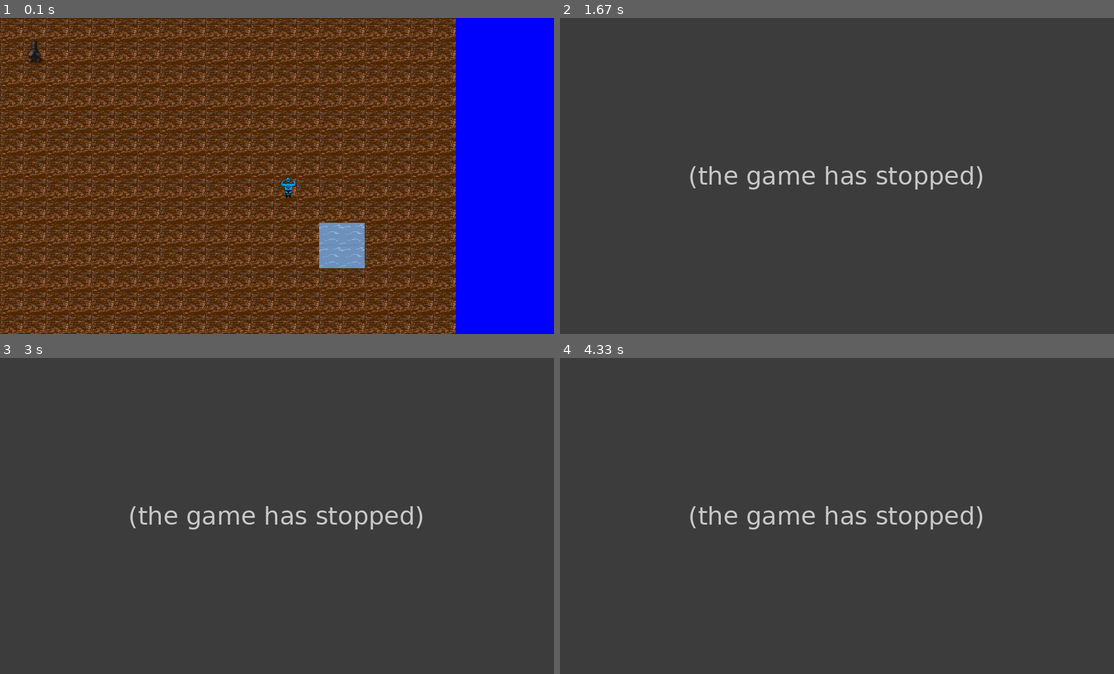
Above: before the commit, frames 1-4 (two rows, left to right).
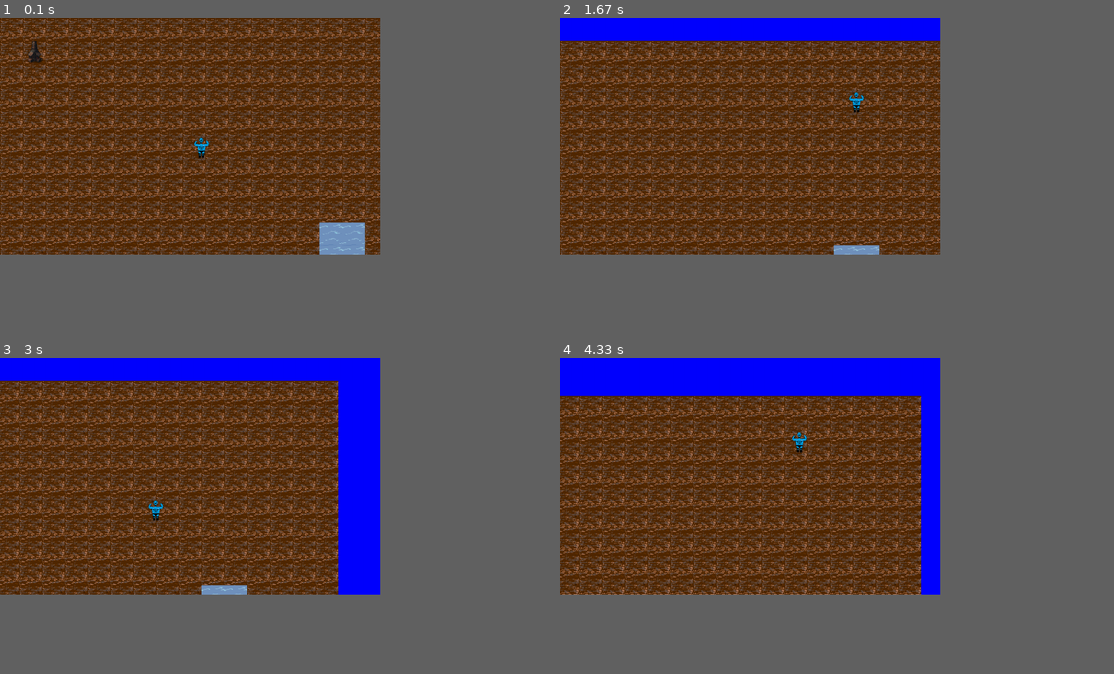
Above: after the commit, the same moments.

Repository: Mihaham/RussianScraporioGame
Game: pygame game, started from main.py
Two runs of this game, one before a commit and one after it. Both use one fixed random seed, a clock stepped at 60 frames per second and the inputs below.
Inputs:
- Up to frame 1 (0.1 s): no input
- Up to frame 2 (1.67 s): tap Enter at 0.33 s; hold D 0.67-1.13 s; hold W 1.17-1.47 s; hold D from 1.5 s (still down)
- Up to frame 3 (3 s): release D at 1.97 s; hold A 2-2.53 s; hold S 2.57-2.87 s; hold A from 2.9 s (still down)
- Up to frame 4 (4.33 s): release A at 3.3 s; hold W 3.33-3.7 s; hold D from 3.73 s (still down)
In our replay, the window is 899x514 before the commit and 617x385 after it. These sizes can differ from the game's own. Grey fills any space a smaller window leaves; there, only what the larger window draws over its background counts as a difference.

The runs differ from the first frame. In frame 1, 38% of the frame differs, in the area x 0-83%, y 0-100%; in frame 2, 51%; in frame 3, 51%, in the area x 0-77%, y 0-75%; in frame 4, 51%.
Error before the commit: IndexError: list index out of range (player.py line 46); the game stopped at 0.33 s (later frames are placeholders)

Commit message:
Working furnace

Diff:
--- a/Game/Board.py
+++ b/Game/Board.py
@@ -65,3 +65,8 @@
 
     def get_game_pos_y(self):
         return self.__game_pos_y
+
+    def update(self):
+        for i in range(field):
+            for j in range(field):
+                self.__grid[i][j].update()
--- a/Game/single_square.py
+++ b/Game/single_square.py
@@ -48,3 +48,7 @@
 
     def copy(self):
         return SingleSquare(prototipe=self)
+
+    def update(self):
+        for object in self._objects:
+            object.update()
--- a/Objects/buildings/furnace.py
+++ b/Objects/buildings/furnace.py
@@ -9,7 +9,7 @@
         "cuprum ore" : 1000
     }
     output = {
-
+        "cuprum" : 0
     }
     fuel = {
         "name" : "coal",
@@ -24,7 +24,7 @@
     }
     __alowded_fuel = ["coal"]
     __is_active = False
-    __start_of_active = None
+    __start_of_active = time.time()
 
     def __init__(self):
         print("Initializing Furnace")
@@ -61,9 +61,11 @@
                             self.change_skin()
                             break
                     if self.__is_active:
-                        for resource, amount in self.__input_resources.copy().items():
+                        for resource, amount in self.__input_resources.items():
                             self.input[resource] -= amount
-                        for resource, amount in self.__output_resources.copy().items():
+                        for resource, amount in self.__output_resources.items():
+                            if self.output[resource] == None:
+                                self.output[resource] = 0
                             self.output[resource] += amount
                 else:
                     self.__is_active = False
--- a/Player/player.py
+++ b/Player/player.py
@@ -43,7 +43,8 @@
                 self.__direction[0] = 1
             if event.key == self.__settings["set_object"]:
                 print("enter")
-                board.get_grid()[self.__x//scale][self.__y//scale].get_objects()[0].change_active()
+                if board.get_grid()[self.__x//scale][self.__y//scale].get_objects()!=[]:
+                    board.get_grid()[self.__x//scale][self.__y//scale].get_objects()[0].change_active()
 
 
         if event.type == pygame.KEYUP:
--- a/const.py
+++ b/const.py
@@ -1,8 +1,8 @@
 step = 12
 scale = 72
 field = 20
-LENGTH = 1750
-HIGHT = 1000
+LENGTH = 1200
+HIGHT = 750
 
 water_amount = 1
 water_size = 2
--- a/main.py
+++ b/main.py
@@ -25,6 +25,7 @@
                 player.move(event, board = board)
 
         player.update(board)
+        board.update()
 
         pygame.display.flip()
         pygame.display.update()
